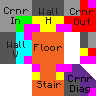
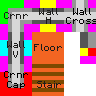
Layered file, before and after one edit (96 x 96). Changes by layer:
added group "Guides" with 27 layers over left=0, top=0, right=96, bottom=96
added group "Inside Tiles" with 12 layers in group "Guides" over left=0, top=0, right=96, bottom=96
added group "Labels copy" with 9 layers in group "Inside Tiles" over left=4, top=8, right=96, bottom=93
added layer "Wall Cross" in group "Labels copy" over left=66, top=8, right=96, bottom=24
added layer "Wall V" (1st of 2, in "Guides" › "Inside Tiles" › "Labels copy") in group "Labels copy" over left=7, top=41, right=24, bottom=58
added layer "Crnr" in group "Labels copy" over left=4, top=12, right=28, bottom=19
added layer "Wall H" (1st of 2, in "Guides" › "Inside Tiles" › "Labels copy") in group "Labels copy" over left=39, top=12, right=58, bottom=24
added layer "Stair" (1st of 2, in "Guides" › "Inside Tiles" › "Labels copy") in group "Labels copy" over left=37, top=81, right=61, bottom=84
added layer "Crnr Cap" in group "Labels copy" over left=4, top=71, right=28, bottom=89
added layer "Layer 1" in group "Inside Tiles" over left=12, top=0, right=96, bottom=84
added layer "Tiles Inside" in group "Inside Tiles" over left=0, top=0, right=96, bottom=96
moved "Labels" into group "Outside Tiles" over left=4, top=7, right=94, bottom=93
renamed "Tiles" to "Tiles (Outside)", moved it into group "Outside Tiles", painted on it over left=0, top=0, right=96, bottom=96
added group "Quick Selections" with 3 layers in group "Guides" over left=0, top=0, right=96, bottom=96
